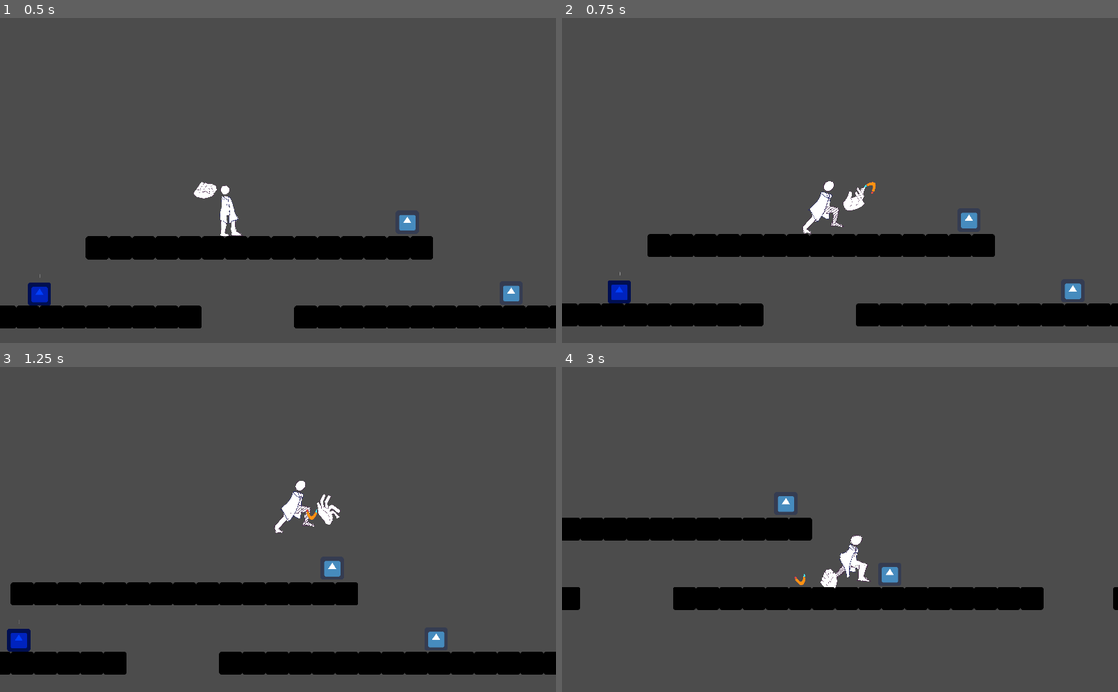
Above: before the commit, frames 1-4 (two rows, left to right).
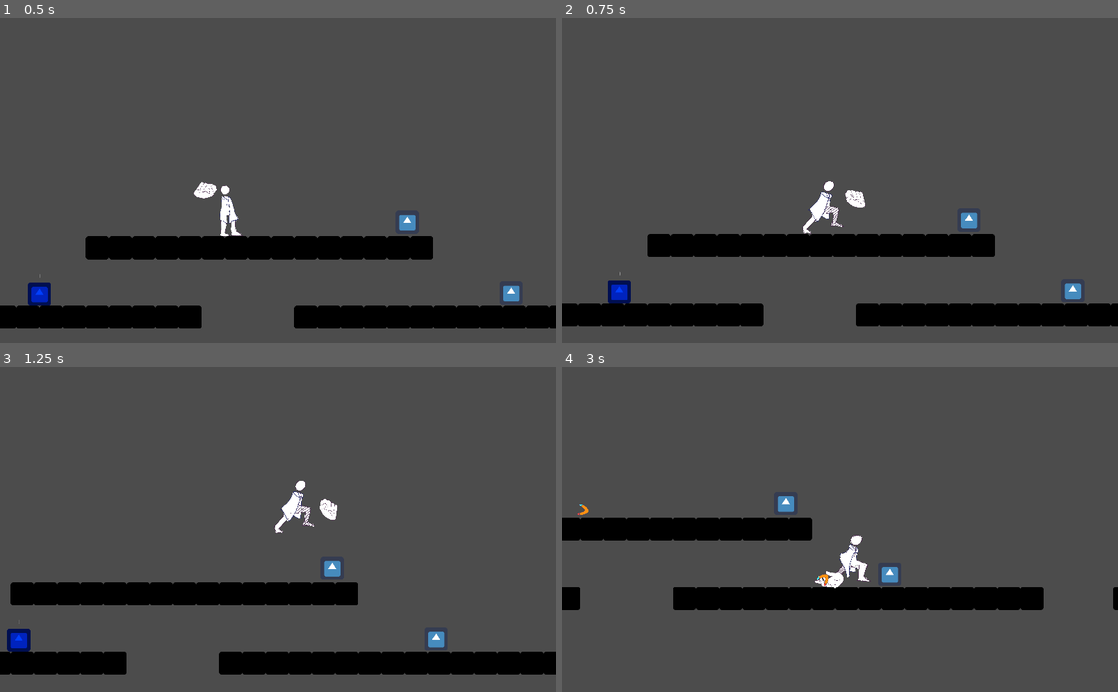
Above: after the commit, the same moments.

Repository: dodo3142/WinterGameJam
Game: Godot game, scene res://Scenes/TestLevel.tscn
The game is run twice, just before and just after one commit, with the same random seed, the same clock (stepped at 60 frames per second) and the same inputs. The engine's default icon, where the game draws it, is replaced by a stand-in: a white triangle on a blue panel in a dark square.
Inputs (mouse positions are in pixels of both pictures, inside the frame that each line leads up to):
- Up to frame 1 (0.5 s): no input
- Up to frame 2 (0.75 s): move the mouse to (962, 164) at 0.52 s; hold Right (Right) from 0.53 s (still down); hold X (Attack) from 0.53 s (still down)
- Up to frame 3 (1.25 s): keep holding Right (Right); keep holding X (Attack); tap Z (Jump) at 0.77 s
- Up to frame 4 (3 s): move the mouse to (728, 545) at 1.27 s; release X (Attack) at 1.28 s; tap X (Attack) at 1.35, 2.85 s; tap Z (Jump) at 1.52 s; move the mouse to (895, 458) at 2.02 s; release Right (Right) at 2.03 s; hold Left (Left) 2.03-2.78 s; hold X (Attack) 2.03-2.78 s; right-click (895, 458) at 2.1 s; move the mouse to (812, 594) at 2.77 s; hold Right (Right) from 2.78 s (still down)

Frame 1 is identical in both runs. In frame 2, 0.1% of the frame differs, in the area x 50-57%, y 50-60%; in frame 3, 0.2%; in frame 4, 0.2%, in the area x 2-51%, y 42-69%.

Commit message:
variable damage

Diff:
--- a/WinterGameJam/Scenes/Player.tscn
+++ b/WinterGameJam/Scenes/Player.tscn
@@ -290,13 +290,13 @@
 [sub_resource type="CircleShape2D" id=8]
 radius = 35.0223
 
+[sub_resource type="CapsuleShape2D" id=7]
+radius = 19.0
+height = 100.0
+
 [sub_resource type="CapsuleShape2D" id=3]
 radius = 21.0
 height = 98.0
-
-[sub_resource type="CapsuleShape2D" id=7]
-radius = 19.0
-height = 100.0
 
 [node name="Player" type="KinematicBody2D" groups=["Player"]]
 collision_mask = 8
@@ -354,6 +354,13 @@
 editor_draw_drag_margin = true
 script = ExtResource( 3 )
 
+[node name="PlayerHitBox" type="Area2D" parent="." groups=["Player"]]
+
+[node name="CollisionShape2D" type="CollisionShape2D" parent="PlayerHitBox"]
+modulate = Color( 0, 1, 0.180392, 1 )
+position = Vector2( 0, 1 )
+shape = SubResource( 7 )
+
 [node name="CollisionShape2D" type="CollisionShape2D" parent="."]
 modulate = Color( 0, 1, 0.858824, 1 )
 position = Vector2( 0, 1 )
@@ -371,14 +378,12 @@
 wait_time = 0.2
 one_shot = true
 
-[node name="PlayerHitBox" type="Area2D" parent="." groups=["Player"]]
-
-[node name="CollisionShape2D" type="CollisionShape2D" parent="PlayerHitBox"]
-modulate = Color( 0, 1, 0.180392, 1 )
-position = Vector2( 0, 1 )
-shape = SubResource( 7 )
+[node name="AttackRate" type="Timer" parent="."]
+wait_time = 0.2
+one_shot = true
 
 [connection signal="Grounded_Update" from="." to="PlayerSprite/Camera2D" method="_on_Player_Grounded_Update"]
 [connection signal="timeout" from="CoyoteTimer" to="." method="_on_CoyoteTimer_timeout"]
 [connection signal="timeout" from="JumpBuffring" to="." method="_on_JumpBuffring_timeout"]
 [connection signal="timeout" from="CatchTimer" to="." method="_on_CatchTimer_timeout"]
+[connection signal="timeout" from="AttackRate" to="." method="_on_AttackRate_timeout"]
--- a/WinterGameJam/Scripts/BasicEnemy.gd
+++ b/WinterGameJam/Scripts/BasicEnemy.gd
@@ -14,3 +14,4 @@
 
 func TakeDamage(Damage):
 	Health -= Damage
+	print(Damage)
--- a/WinterGameJam/Scripts/Player.gd
+++ b/WinterGameJam/Scripts/Player.gd
@@ -13,9 +13,14 @@
 export (float, 0, 1.0) var friction = 0.3
 export (float, 0, 1.0) var acceleration = 0.3
 
+export var mindamage = 10
+export var maxdamage = 30
+var Damage = 0
+
 #boolens
 var canFlip =true
 var canJump = false
+var canAttack = true
 var tryingtoJump= false
 var JumpButtonrelesed = true
 var isGrounded
@@ -29,6 +34,7 @@
 onready var CoyoteJump = $CoyoteTimer
 onready var JumpBuffring = $JumpBuffring
 onready var CatchTimer = $CatchTimer
+onready var AttackTimer = $AttackRate
 onready var Hand = $PlayerSprite/Hand/HandSprite
 onready var CatchBox = $PlayerSprite/Hand/HandSprite/CatchHitBox/CollisionShape2D
 onready var Boomerang = preload("res://Scenes/boomerang.tscn")
@@ -40,7 +46,7 @@
 	elif(CoyoteJump.time_left <= 0):
 		CoyoteJump.start()
 
-	Attack()
+	Attack(_delta)
 	Catch()
 
 
@@ -98,20 +104,26 @@
 		velocity.y = velocity.y * JumpStopMul
 		JumpButtonrelesed = false
 
-func Attack():
-	if Input.is_action_just_pressed("Attack") && BoomerangCount > 0:
+func Attack(delta):
+	if Input.is_action_pressed("Attack") && BoomerangCount > 0 and canAttack:
+		Damage = Damage + mindamage*delta
+		Damage = clamp(Damage,mindamage,maxdamage)
+	if Input.is_action_just_released("Attack") && BoomerangCount > 0 and canAttack:
+		canAttack = false
+		AttackTimer.start()
 		Hand.play("Throw")
 		var b = Boomerang.instance()
+		b.Damage = Damage as int
 		b.Hand = Hand
 		add_child(b)
 		BoomerangCount -= 1
+		Damage = 0
 
 func Catch():
 	if Input.is_action_just_pressed("Throw"):
 		Hand.play("Catch")
 		CatchBox.disabled = false
 		CatchTimer.start()
-
 
 func Gravity(delta):
 	#gravity whenfalling and when jumping
@@ -132,6 +144,8 @@
 func _on_JumpBuffring_timeout():
 	tryingtoJump = false
 
-
 func _on_CatchTimer_timeout():
 	CatchBox.disabled = true
+
+func _on_AttackRate_timeout():
+	canAttack = true
